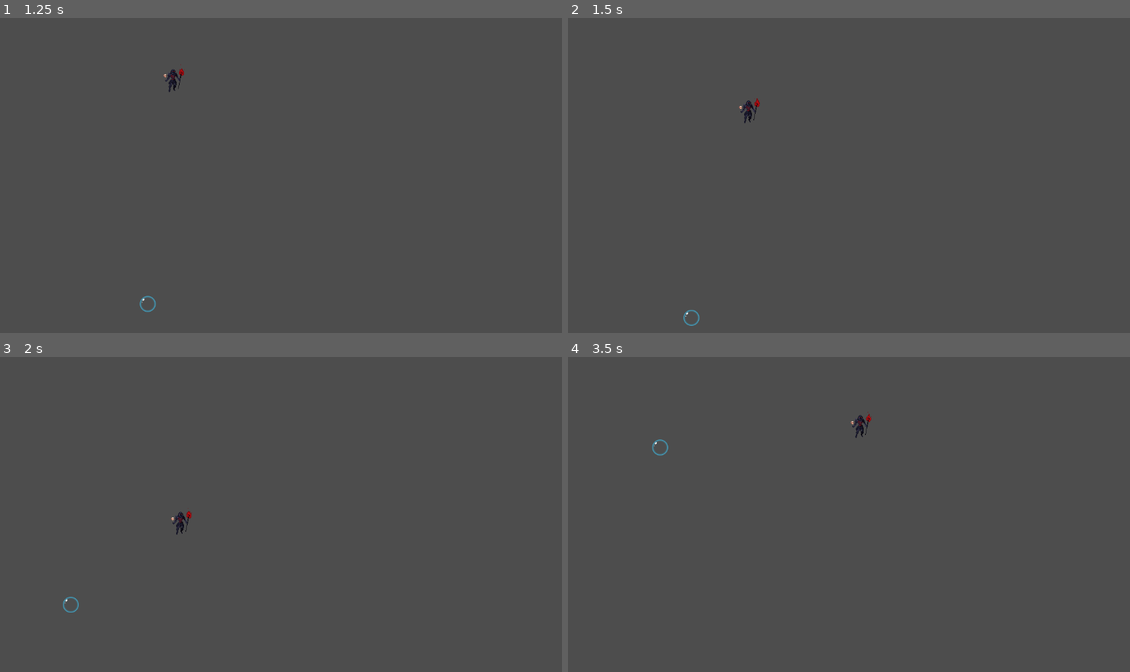
Above: before the commit, frames 1-4 (two rows, left to right).
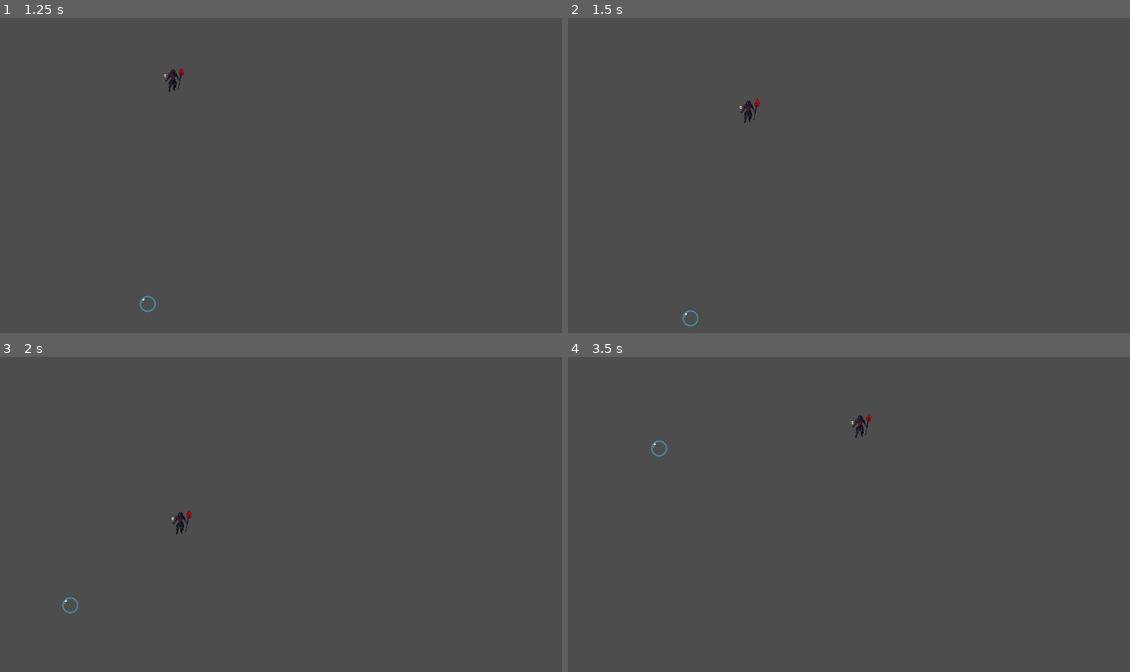
Above: after the commit, the same moments.

Repository: ZalewskiPiotr/Bubbles-Hunter-2
Game: Godot game, scene res://scenes/main_node.tscn
Two runs of this game, one before a commit and one after it. Both use one fixed random seed, a clock stepped at 60 frames per second and the inputs below.
Inputs (mouse positions are in pixels of both pictures, inside the frame that each line leads up to):
- Up to frame 1 (1.25 s): move the mouse to (404, 156) at 0.52 s; hold Right (player_move_right) from 0.53 s (still down)
- Up to frame 2 (1.5 s): move the mouse to (730, 188) at 1.27 s; release Right (player_move_right) at 1.28 s; hold Down (player_move_down) from 1.28 s (still down)
- Up to frame 3 (2 s): keep holding Down (player_move_down)
- Up to frame 4 (3.5 s): move the mouse to (905, 442) at 2.02 s; release Down (player_move_down) at 2.03 s; hold Right (player_move_right) 2.03-2.78 s; move the mouse to (820, 577) at 2.77 s; hold Up (player_move_up) from 2.78 s (still down)

Frame 1 is identical in both runs. In frame 2, less than 0.1% of the frame differs, in the area x 20-24%, y 92-98%; in frame 3, less than 0.1%; in frame 4, less than 0.1%, in the area x 14-18%, y 26-32%.

Commit message:
Pierwsza wersja detekcji kolizji

Diff:
--- a/scenes/bubble_score.tscn
+++ b/scenes/bubble_score.tscn
@@ -3,8 +3,8 @@
 [ext_resource type="Texture2D" uid="uid://duqrb5ys7vdij" path="res://assets/bubbles/bubble_1.png" id="1_4s106"]
 [ext_resource type="Script" path="res://scripts/bubble_score.gd" id="1_5x7ew"]
 
-[sub_resource type="CircleShape2D" id="CircleShape2D_0etiq"]
-radius = 16.1245
+[sub_resource type="CircleShape2D" id="CircleShape2D_y4mhk"]
+radius = 15.0
 
 [node name="BubbleScore" type="CharacterBody2D"]
 position = Vector2(203, 122)
@@ -17,4 +17,4 @@
 texture = ExtResource("1_4s106")
 
 [node name="CollisionShape2D" type="CollisionShape2D" parent="."]
-shape = SubResource("CircleShape2D_0etiq")
+shape = SubResource("CircleShape2D_y4mhk")
--- a/scenes/necromancer.tscn
+++ b/scenes/necromancer.tscn
@@ -84,6 +84,5 @@
 frame_progress = 0.595363
 
 [node name="CollisionShape2D" type="CollisionShape2D" parent="."]
-visible = false
 position = Vector2(1.5, 25)
 shape = SubResource("RectangleShape2D_3odxt")
--- a/scripts/bubble_score.gd
+++ b/scripts/bubble_score.gd
@@ -57,3 +57,7 @@
 	# obszaru gry
 	position = get_viewport().get_mouse_position()
 #endregion
+
+func hit():
+	print("hit")
+	queue_free()
--- a/scripts/necromancer.gd
+++ b/scripts/necromancer.gd
@@ -7,6 +7,19 @@
 func _physics_process(delta: float):
 	set_player_speed()
 	move_and_slide()
+	var collision_count : int = get_slide_collision_count()
+	for i : int in collision_count:
+		var collision : KinematicCollision2D = get_slide_collision(i)
+		var collider : Object = collision.get_collider()
+		if collider.name == "BubbleScore":
+			pass
+			#collider.hit() # zawołamy metodę hit z BubbleScore
+			# z Necromancer wyemitujemy sygnał AddPoint. Ten sygnał złapie HUD i zaktualizuje punktację
+		elif collider.name == "BubbleKiller":
+			pass
+			# zawołamy metodę hit z BubbleKiller, która usunie bańkę
+			# wyemitujemy sygnał death
+
 #endregion
 
 
